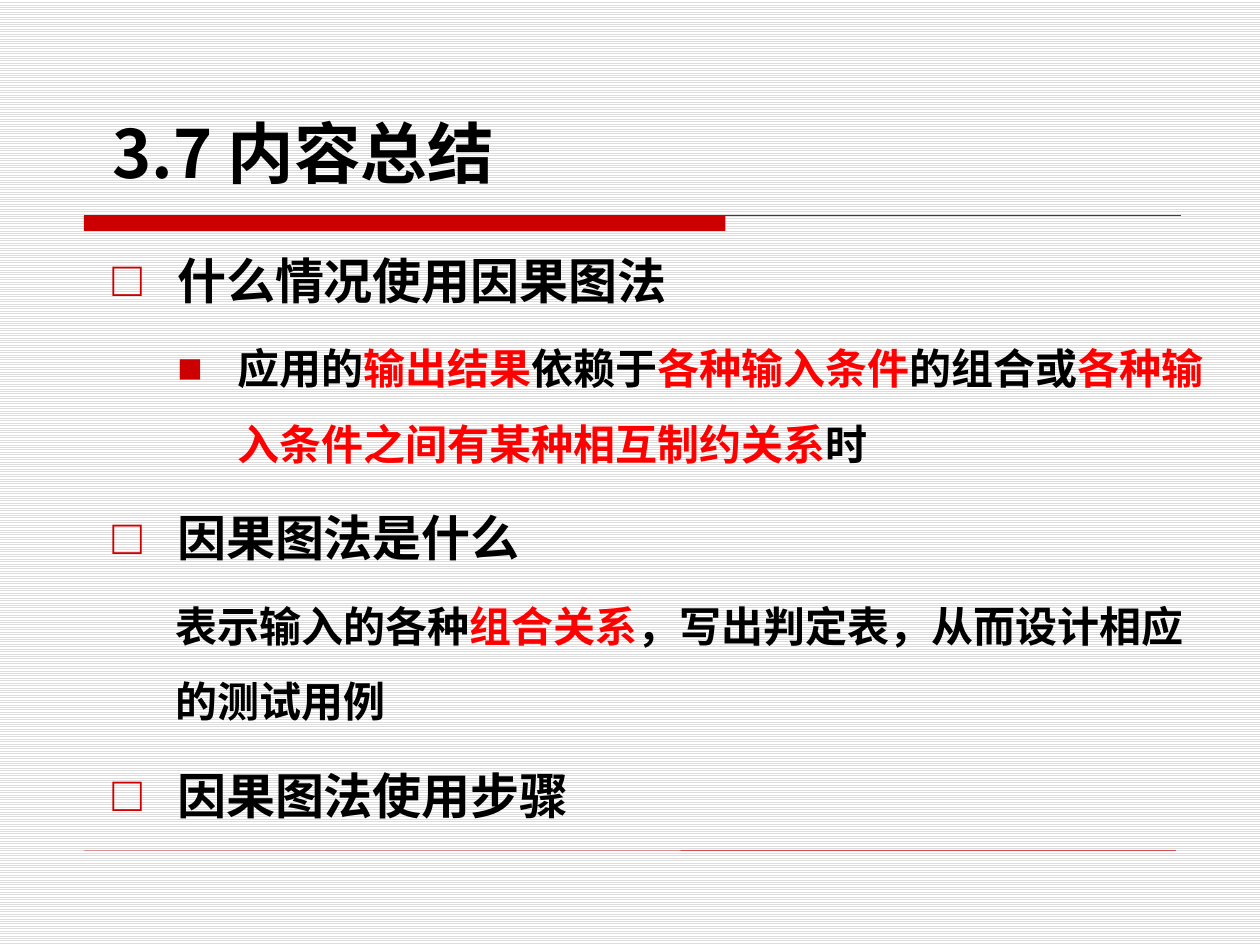
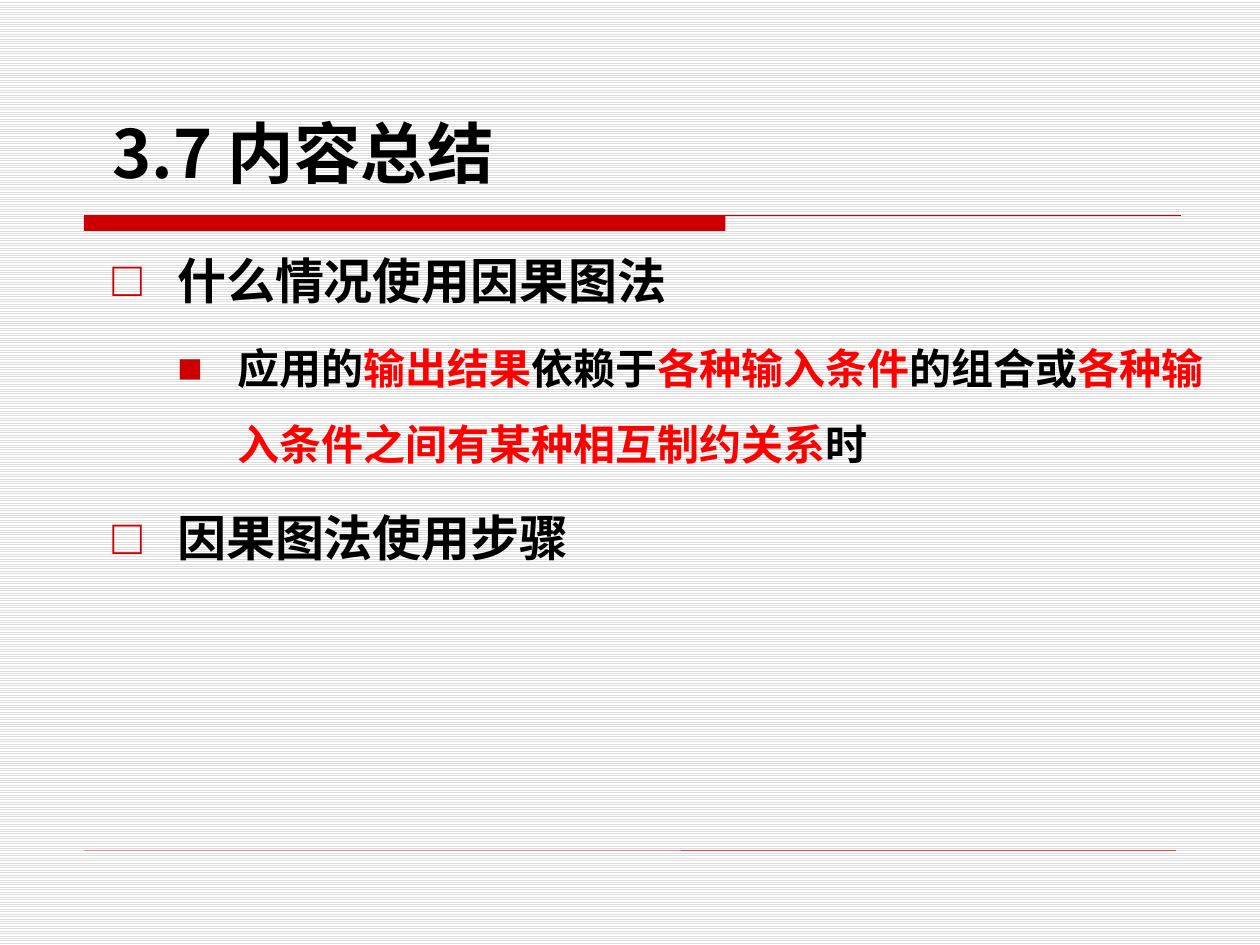
Before and after one commit to edu2act/course-foundation-software-tesing, a slide deck: slide 22 of PPT/第二部分 软件测试技术/3.8 黑盒测试技术 -因果图 .pptx (slide 21 before the commit). Drawn at 1260x945 pixels with LibreOffice and Linux fonts; fonts in the diff are those of the drawing. Boxes give left, top, right and bottom in pixels: in the first picture for what was removed or moved away, otherwise in the second. Text is boxed around its words. In the diff, an @@ line names an element or a change of style, - is before the commit and + after.

Commit message:
黑盒测试总结

```diff
--- a/PPT/第二部分 软件测试技术/3.8 黑盒测试技术 -因果图 .pptx
+++ b/PPT/第二部分 软件测试技术/3.8 黑盒测试技术 -因果图 .pptx
@@ text at bbox=[175, 514, 1183, 721]: paragraphs removed @@
-□ 因果图法是什么
-  表示输入的各种组合关系，写出判定表，从而设计相应的测试用例
```
Also in this commit, not shown: 9 other slides changed, 13 slides added, 12 slides removed, 7 other files.
